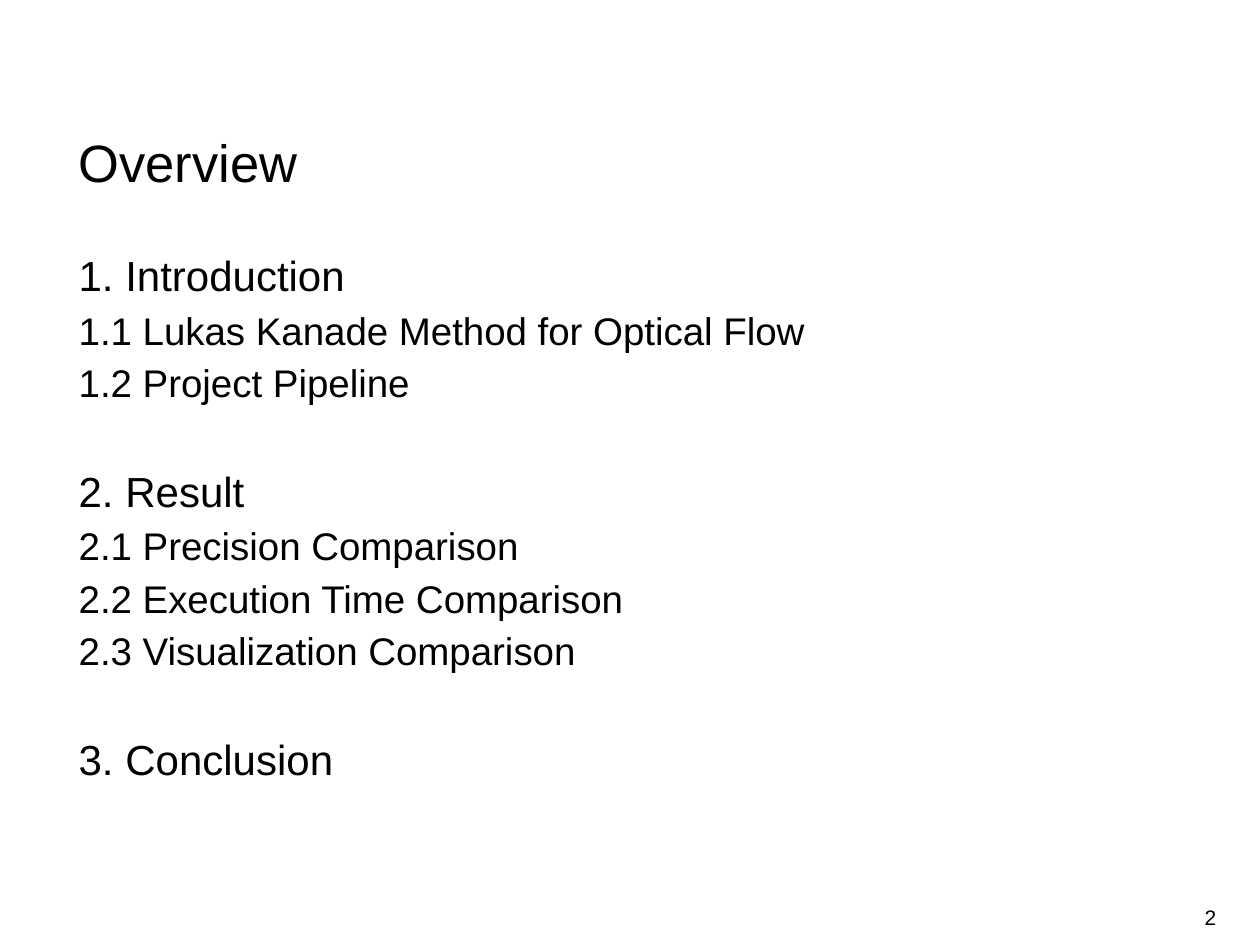
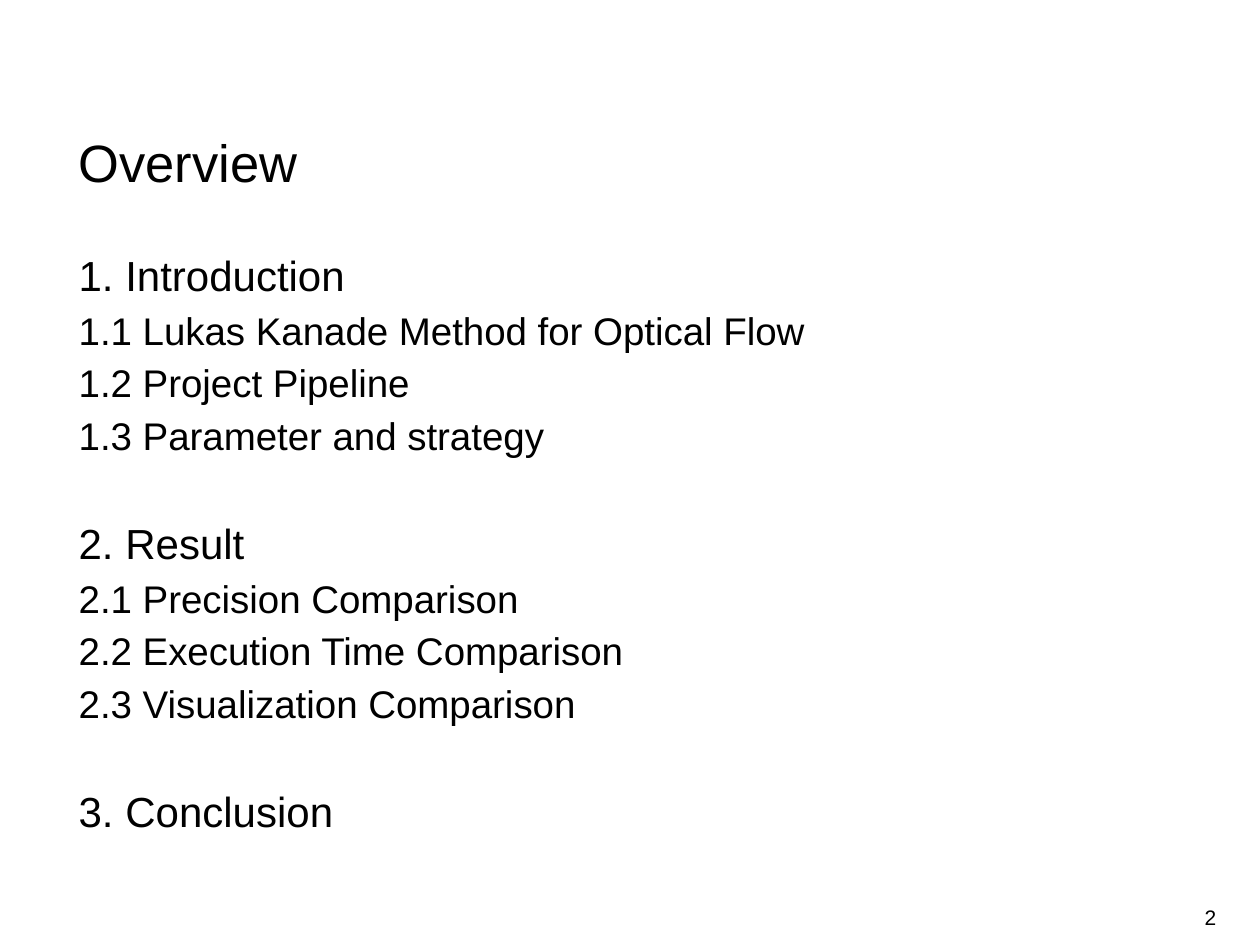
Before and after one commit to Tom-Huang/visual_navigation, a slide deck: slide 2 of Indirect Visual Odometry with Optical Flow.odp. Drawn at 1260x945 pixels with LibreOffice and Linux fonts; fonts in the diff are those of the drawing; background and template pictures are left out. Boxes give left, top, right and bottom in pixels: in the first picture for what was removed or moved away, otherwise in the second. Text is boxed around its words. In the diff, an @@ line names an element or a change of style, - is before the commit and + after.

Commit message:
refactor: tune parameter

```diff
--- a/Indirect Visual Odometry with Optical Flow.odp
+++ b/Indirect Visual Odometry with Optical Flow.odp
@@ text at bbox=[79, 422, 544, 458]: paragraph added @@
+1.3 Parameter and strategy
```
Also in this commit, not shown: 8 other slides changed, 13 slides added, 5 slides removed, 6 other files.
